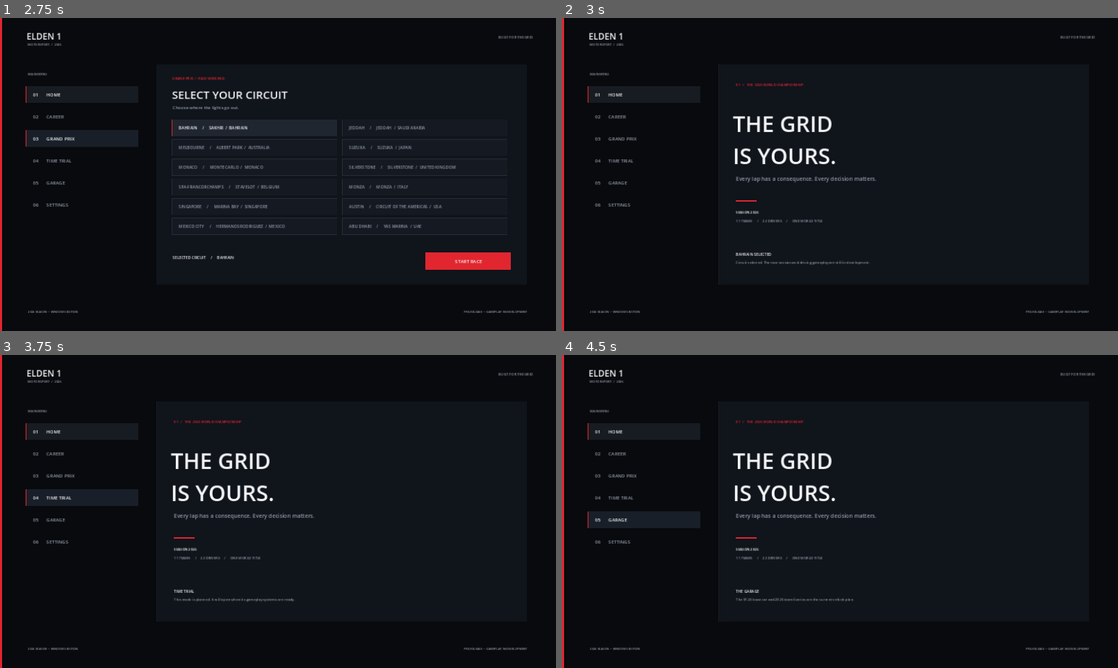
Above: before the commit, frames 1-4 (two rows, left to right).
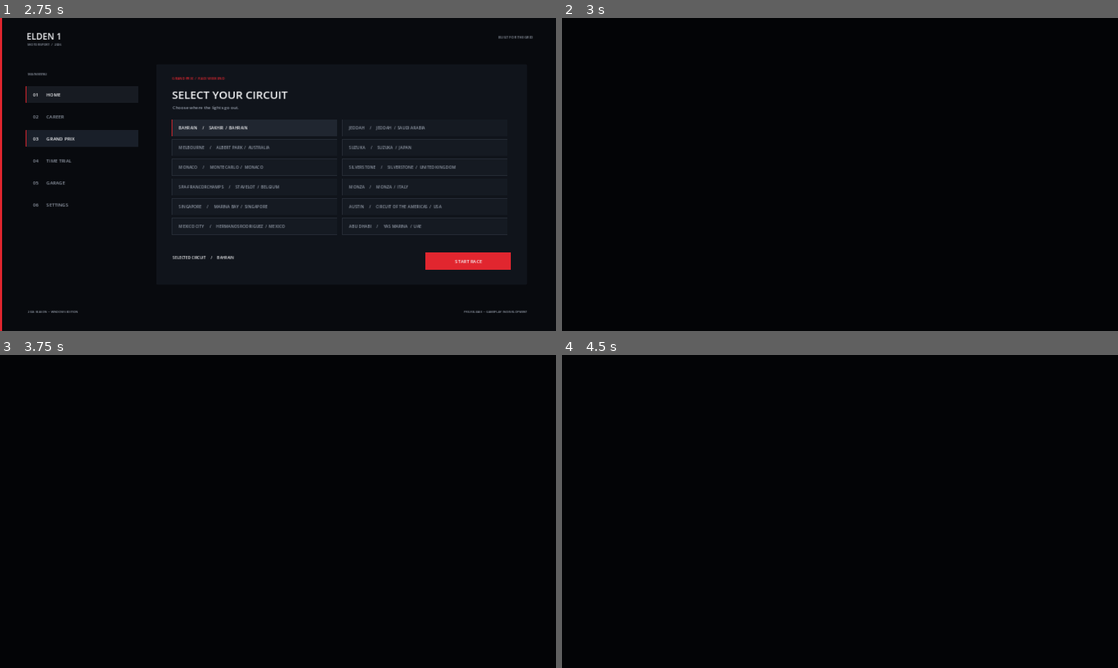
Above: after the commit, the same moments.

Repository: painopro123456-lang/elden-1
Game: Godot game, scene res://scenes/main_menu.tscn
Same seed, same stepped clock (60 frames per second), same inputs: the game is played once before the commit and once after it.
Inputs (mouse positions are in pixels of both pictures, inside the frame that each line leads up to):
- Up to frame 1 (2.75 s): click "01 HOME" at 0.5 s; click "02 CAREER" at 1.25 s; click "03 GRAND PRIX" at 2 s
- Up to frame 2 (3 s): click "START RACE" at 2.75 s
- Up to frame 3 (3.75 s): click (83, 498) at 3.5 s, where only the run before the commit has a clickable "04 TIME TRIAL"
- Up to frame 4 (4.5 s): click (645, 520) at 4.25 s, where only the run before the commit has a clickable "05 GARAGE"

Frame 1 is identical in both runs. In frame 2, 4.0% of the frame differs, in the area x 0-96%, y 0-100%; in frame 3, 5.0%; in frame 4, 5.0%.
Error after the commit: Parse Error: Cannot infer the type of "side" variable because the value doesn't have a set type. (res://scripts/track_builder.gd:125)

Commit message:
Launch selected circuit in playable 3D race scene

Diff:
--- a/scripts/main_menu.gd
+++ b/scripts/main_menu.gd
@@ -320,8 +320,5 @@
 	_show_track_select()
 
 func _on_start_race_pressed() -> void:
-	content_title.text = selected_track + " SELECTED"
-	content_body.text = "Circuit selected. The race session and driving gameplay are still in development."
-	if is_instance_valid(track_screen):
-		track_screen.queue_free()
-		track_screen = null
+	get_tree().root.set_meta("selected_track", selected_track)
+	get_tree().change_scene_to_file("res://scenes/race.tscn")
